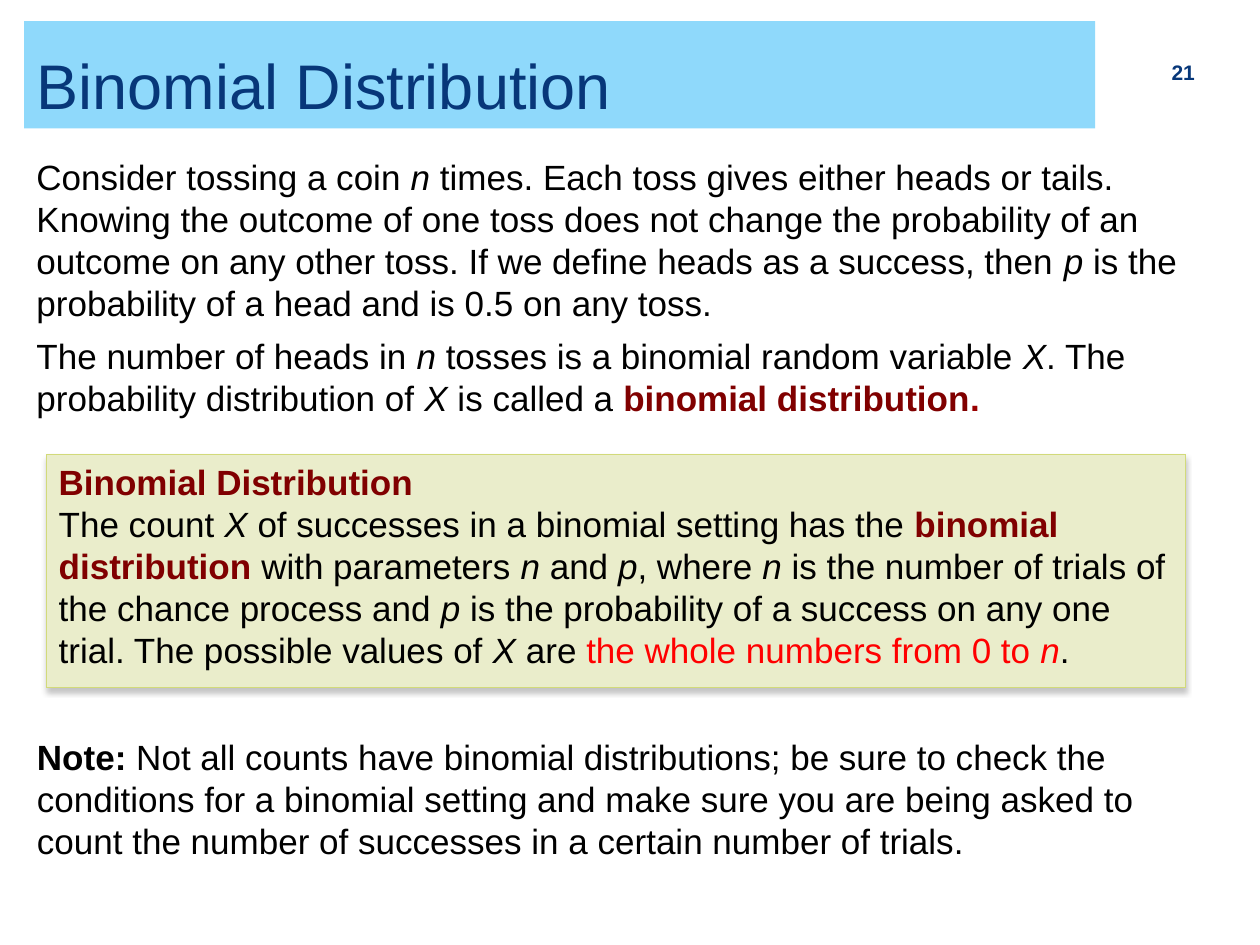
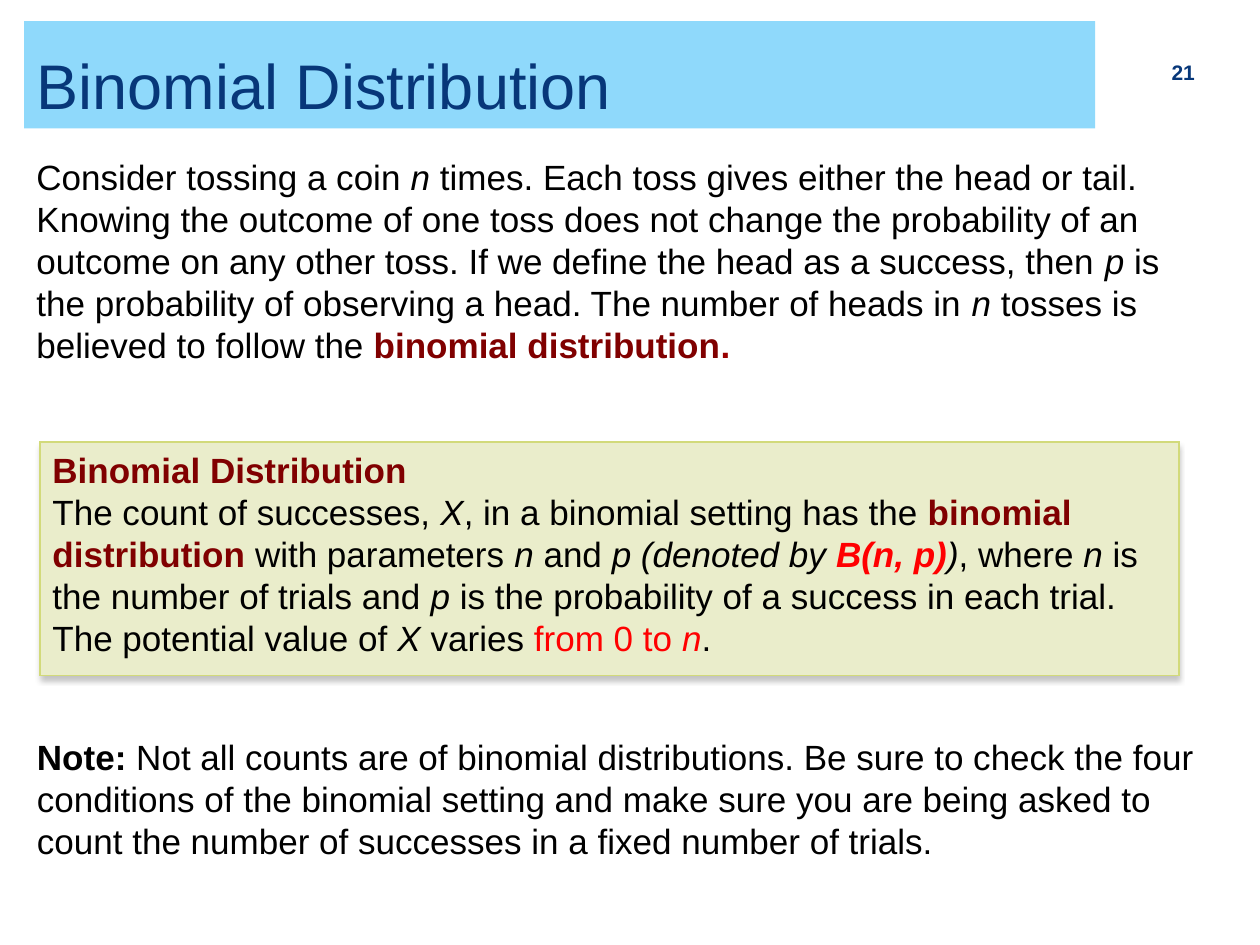
Before and after one commit to ZhiyangGeeZhou/ZhiyangGeeZhou.github.io, a slide deck: slide 21 of attach/UWM/UWM_PH702_2026Fall_Part05.pptx. Drawn at 1260x945 pixels with LibreOffice and Linux fonts; fonts in the diff are those of the drawing. Boxes give left, top, right and bottom in pixels: in the first picture for what was removed or moved away, otherwise in the second. Text is boxed around its words. In the diff, an @@ line names an element or a change of style, - is before the commit and + after.

```diff
--- a/attach/UWM/UWM_PH702_2026Fall_Part05.pptx
+++ b/attach/UWM/UWM_PH702_2026Fall_Part05.pptx
@@ text at box(36, 164, 1159, 359): text changed @@
-Consider tossing a coin n times. Each toss gives either heads or tails. Knowing the outcome of one toss does not change the probability of an outcome on any other toss. If we define heads as a success, then p is the probability of a head and is 0.5 on any toss.
-The number of heads in n tosses is a binomial random variable X. The probability distribution of X is called a binomial distribution.
+Consider tossing a coin n times. Each toss gives either the head or tail. Knowing the outcome of one toss does not change the probability of an outcome on any other toss. If we define the head as a success, then p is the probability of observing a head. The number of heads in n tosses is believed to follow the binomial distribution.
@@ rectangle "Binomial Distribution": place and size @@
-rectangle "Binomial Distribution" at box(47, 455, 1186, 688)
+rectangle "Binomial Distribution" at box(40, 442, 1179, 675)
@@ text in rectangle at box(52, 499, 1138, 658): text changed @@
-The count X of successes in a binomial setting has the binomial distribution with parameters n and p, where n is the number of trials of the chance process and p is the probability of a success on any one trial. The possible values of X are the whole numbers from 0 to n.
+The count of successes, X, in a binomial setting has the binomial distribution with parameters n and p (denoted by B(n, p)), where n is the number of trials and p is the probability of a success in each trial. The potential value of X varies from 0 to n.
@@ text at box(37, 744, 1193, 855): text changed @@
-Note: Not all counts have binomial distributions; be sure to check the conditions for a binomial setting and make sure you are being asked to count the number of successes in a certain number of trials.
+Note: Not all counts are of binomial distributions. Be sure to check the four conditions of the binomial setting and make sure you are being asked to count the number of successes in a fixed number of trials.
```
Also in this commit, not shown: 7 other slides changed, 1 slide added, 4 slides removed.
